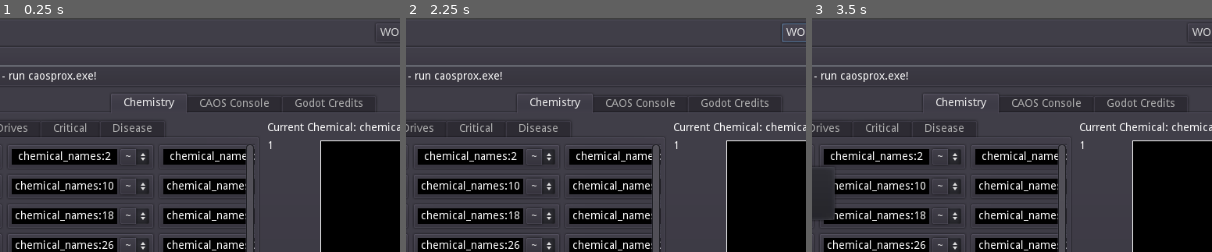
Above: before the commit, frames 1-3 (left to right).
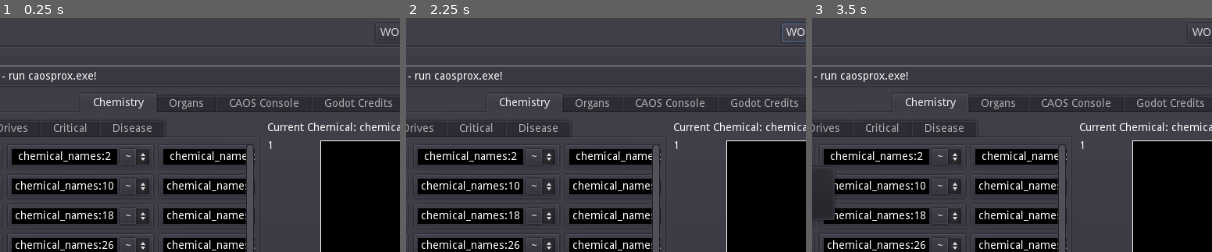
Above: after the commit, the same moments.

Repository: 20kdc/c3ds-projects
Game: Godot game, scene res://entry.tscn
The game is run twice, just before and just after one commit, with the same random seed, the same clock (stepped at 60 frames per second) and the same inputs.
Inputs:
- Up to frame 1 (0.25 s): no input
- Up to frame 2 (2.25 s): click "3" at 0.5 s; click "1" at 1.25 s; click "WOLF 6" at 2 s
- Up to frame 3 (3.5 s): click "~" at 2.75 s
The pictures show only the part of the screen within x 20-70%, y 0-50%; the shares and areas given below are measured in that part.

The runs differ from the first frame. In frame 1, 1.4% of the frame differs, in the area x 23-98%, y 32-41%; in frame 2, 1.4%; in frame 3, 1.4%.

Commit message:
CMGD: The spooky internals

Diff:
--- a/creature-monitor-gd/daemons/chemical_tracker.gd
+++ b/creature-monitor-gd/daemons/chemical_tracker.gd
@@ -76,6 +76,9 @@
 				snapshot.import(req)
 				for i in chemical_range:
 					var gl: CMGraphLine = history[i]
+					if gl.points() != 0 and gl.latest().x > snapshot.time:
+						# we went back in time, something's wrong!
+						gl.clear()
 					gl.add(snapshot.time, snapshot.chemicals[i])
 				emit_signal("snapshot_updated")
 			req = null
--- a/creature-monitor-gd/entry.tscn
+++ b/creature-monitor-gd/entry.tscn
@@ -7,6 +7,7 @@
 [ext_resource path="res://chemistry/chemistry.tscn" type="PackedScene" id=5]
 [ext_resource path="res://lib/caos_macro_button.gd" type="Script" id=6]
 [ext_resource path="res://creature_list/halt_on_death.gd" type="Script" id=7]
+[ext_resource path="res://organs/organs.tscn" type="PackedScene" id=8]
 
 [node name="Control" type="PanelContainer"]
 anchor_right = 1.0
@@ -84,12 +85,14 @@
 script = ExtResource( 7 )
 
 [node name="Creatures" parent="VBoxContainer" instance=ExtResource( 3 )]
+anchor_right = 0.0
+anchor_bottom = 0.0
 margin_top = 28.0
 margin_right = 1010.0
-margin_bottom = 42.0
+margin_bottom = 28.0
 
 [node name="TabContainer" type="TabContainer" parent="VBoxContainer"]
-margin_top = 46.0
+margin_top = 32.0
 margin_right = 1010.0
 margin_bottom = 586.0
 size_flags_vertical = 3
@@ -100,6 +103,9 @@
 margin_right = -4.0
 margin_bottom = -4.0
 
+[node name="Organs" parent="VBoxContainer/TabContainer" instance=ExtResource( 8 )]
+visible = false
+
 [node name="CAOS Console" parent="VBoxContainer/TabContainer" instance=ExtResource( 1 )]
 visible = false
 
--- a/creature-monitor-gd/lib/caos_macro_button.gd
+++ b/creature-monitor-gd/lib/caos_macro_button.gd
@@ -1,24 +1,37 @@
+class_name CAOSMacroButton
 extends Button
 
 var req: CPXRequest
 
 export var caos = ""
 export var caos_release = ""
+export var prefix_targ_creature = false
 
 func _process(_delta):
 	if req != null:
 		if req.poll():
 			req = null
 
+func _run_caos(tc: String):
+	if prefix_targ_creature:
+		var moniker = TargetCreature.moniker
+		if moniker == "":
+			return false
+		tc = "targ mtoc \"" + moniker + "\"\n" + tc
+	if req != null:
+		return false
+	req = CPXRequest.new(CPXRequest.from_caos(tc))
+	return true
+
 func _pressed():
 	if not toggle_mode:
-		if req == null:
-			req = CPXRequest.new(CPXRequest.from_caos(caos))
+		_run_caos(caos)
 
 func _toggled(button_pressed):
 	if toggle_mode:
-		if req == null:
-			if button_pressed:
-				req = CPXRequest.new(CPXRequest.from_caos(caos))
-			else:
-				req = CPXRequest.new(CPXRequest.from_caos(caos_release))
+		if button_pressed:
+			if not _run_caos(caos):
+				call_deferred("set_pressed_no_signal", false)
+		else:
+			if not _run_caos(caos_release):
+				call_deferred("set_pressed_no_signal", true)
--- /dev/null
+++ b/creature-monitor-gd/organs/faculty.gd
@@ -0,0 +1,12 @@
+extends CAOSMacroButton
+
+var faculty_id: int = 0
+
+func _ready():
+	faculty_id = int(name)
+	caos = "soul " + str(faculty_id) + " 1"
+	caos_release = "soul " + str(faculty_id) + " 0"
+	prefix_targ_creature = true
+
+func receive_faculty_update(faculties: PoolStringArray):
+	set_pressed_no_signal(faculties[faculty_id] != "0")
--- /dev/null
+++ b/creature-monitor-gd/organs/organ.gd
@@ -0,0 +1,18 @@
+extends Control
+
+export var organ_id = -1
+
+onready var kill_btn = $kill
+onready var heal_btn = $heal
+
+func _ready():
+	kill_btn.prefix_targ_creature = true
+	kill_btn.caos = "injr " + str(organ_id) + " 5000000000"
+	heal_btn.prefix_targ_creature = true
+	heal_btn.caos = "injr " + str(organ_id) + " -5000000000"
+
+func _on_Label2_toggled(button_pressed):
+	kill_btn.disabled = not button_pressed
+
+func update_status(lf: float):
+	$Label.text = "Organ " + str(organ_id) + " " + str(lf)
--- /dev/null
+++ b/creature-monitor-gd/organs/organ.tscn
@@ -0,0 +1,45 @@
+[gd_scene load_steps=3 format=2]
+
+[ext_resource path="res://organs/organ.gd" type="Script" id=1]
+[ext_resource path="res://lib/caos_macro_button.gd" type="Script" id=2]
+
+[node name="Control" type="HBoxContainer"]
+anchor_right = 1.0
+anchor_bottom = 1.0
+script = ExtResource( 1 )
+
+[node name="Label" type="Label" parent="."]
+margin_top = 293.0
+margin_right = 390.0
+margin_bottom = 307.0
+size_flags_horizontal = 3
+text = "something about organ here"
+
+[node name="heal" type="Button" parent="."]
+margin_left = 394.0
+margin_right = 439.0
+margin_bottom = 600.0
+text = "HEAL"
+script = ExtResource( 2 )
+
+[node name="Control" type="Control" parent="."]
+margin_left = 443.0
+margin_right = 833.0
+margin_bottom = 600.0
+size_flags_horizontal = 3
+
+[node name="Label2" type="CheckButton" parent="."]
+margin_left = 837.0
+margin_right = 981.0
+margin_bottom = 600.0
+text = "ARM KILL:"
+
+[node name="kill" type="Button" parent="."]
+margin_left = 985.0
+margin_right = 1024.0
+margin_bottom = 600.0
+disabled = true
+text = "KILL"
+script = ExtResource( 2 )
+
+[connection signal="toggled" from="Label2" to="." method="_on_Label2_toggled"]
--- /dev/null
+++ b/creature-monitor-gd/organs/organs.gd
@@ -0,0 +1,61 @@
+extends Control
+
+onready var cpx_error_box: CPXErrorBox = $"%CPXErrorBox"
+onready var organs: Container = $"%organs"
+onready var organ_controls: Array = []
+onready var faculties: Array = ($"%faculties").get_children()
+
+var req: CPXRequest = null
+
+func _on_VisibilityUpdateTimer_do_update():
+	if req != null:
+		return
+	if TargetCreature.moniker == "":
+		return
+	req = CPXRequest.new(CPXRequest.from_caos("""
+		targ mtoc \"""" + TargetCreature.moniker + """\"
+		setv va00 0
+		reps 9
+			outv soul va00
+			outs "\\n"
+			addv va00 1
+		repe
+		outv orgn outs "\\n"
+		setv va00 0
+		reps orgn
+			outv orgf va00 1
+			outs "\\n"
+			addv va00 1
+		repe
+	"""))
+
+func _process(_delta):
+	if req != null:
+		if req.poll():
+			cpx_error_box.update_from(req)
+			if req.result_code == 0:
+				var res = req.result_str().split("\n")
+				# faculties
+				for v in faculties:
+					v.receive_faculty_update(res)
+				# organs
+				var ptr = 9
+				var orgn = int(res[ptr])
+				ptr += 1
+				# ensure correct amount of organ controls (decrease)
+				while len(organ_controls) > orgn:
+					var last: Node = organ_controls.pop_back()
+					last.queue_free()
+				# ensure correct amount of organ controls (increase)
+				while len(organ_controls) < orgn:
+					var idx = len(organ_controls)
+					var ctrl = preload("organ.tscn").instance()
+					ctrl.organ_id = idx
+					organs.add_child(ctrl)
+					organ_controls.push_back(ctrl)
+				# continue
+				for idx in range(orgn):
+					var lf = float(res[ptr])
+					ptr += 1
+					organ_controls[idx].update_status(lf)
+			req = null
--- /dev/null
+++ b/creature-monitor-gd/organs/organs.tscn
@@ -0,0 +1,151 @@
+[gd_scene load_steps=5 format=2]
+
+[ext_resource path="res://lib/visibility_update_timer.gd" type="Script" id=1]
+[ext_resource path="res://organs/organs.gd" type="Script" id=2]
+[ext_resource path="res://organs/faculty.gd" type="Script" id=3]
+[ext_resource path="res://lib/cpx_error_box.tscn" type="PackedScene" id=4]
+
+[node name="Organs" type="HBoxContainer"]
+anchor_right = 1.0
+anchor_bottom = 1.0
+script = ExtResource( 2 )
+
+[node name="VisibilityUpdateTimer" type="Node" parent="."]
+script = ExtResource( 1 )
+
+[node name="VBoxContainer2" type="VBoxContainer" parent="."]
+margin_right = 871.0
+margin_bottom = 600.0
+size_flags_horizontal = 3
+size_flags_vertical = 3
+
+[node name="Label" type="Label" parent="VBoxContainer2"]
+margin_right = 871.0
+margin_bottom = 14.0
+text = "Organs"
+
+[node name="HSeparator" type="HSeparator" parent="VBoxContainer2"]
+margin_top = 18.0
+margin_right = 871.0
+margin_bottom = 22.0
+
+[node name="CPXErrorBox" parent="VBoxContainer2" instance=ExtResource( 4 )]
+unique_name_in_owner = true
+visible = false
+anchor_right = 0.0
+anchor_bottom = 0.0
+margin_top = 26.0
+margin_right = 871.0
+margin_bottom = 311.0
+
+[node name="ScrollContainer" type="ScrollContainer" parent="VBoxContainer2"]
+margin_top = 26.0
+margin_right = 871.0
+margin_bottom = 600.0
+size_flags_horizontal = 3
+size_flags_vertical = 3
+scroll_horizontal_enabled = false
+
+[node name="organs" type="VBoxContainer" parent="VBoxContainer2/ScrollContainer"]
+unique_name_in_owner = true
+margin_right = 871.0
+margin_bottom = 574.0
+size_flags_horizontal = 3
+size_flags_vertical = 3
+
+[node name="VSeparator" type="VSeparator" parent="."]
+margin_left = 875.0
+margin_right = 879.0
+margin_bottom = 600.0
+
+[node name="VBoxContainer" type="VBoxContainer" parent="."]
+margin_left = 883.0
+margin_right = 1024.0
+margin_bottom = 600.0
+
+[node name="Label" type="Label" parent="VBoxContainer"]
+margin_right = 141.0
+margin_bottom = 14.0
+text = "Faculties"
+
+[node name="HSeparator" type="HSeparator" parent="VBoxContainer"]
+margin_top = 18.0
+margin_right = 141.0
+margin_bottom = 22.0
+
+[node name="fsc" type="ScrollContainer" parent="VBoxContainer"]
+margin_top = 26.0
+margin_right = 141.0
+margin_bottom = 600.0
+size_flags_horizontal = 3
+size_flags_vertical = 3
+scroll_horizontal_enabled = false
+
+[node name="faculties" type="VBoxContainer" parent="VBoxContainer/fsc"]
+unique_name_in_owner = true
+margin_right = 141.0
+margin_bottom = 392.0
+
+[node name="0" type="CheckButton" parent="VBoxContainer/fsc/faculties"]
+margin_right = 141.0
+margin_bottom = 40.0
+text = "Sensory"
+script = ExtResource( 3 )
+
+[node name="1" type="CheckButton" parent="VBoxContainer/fsc/faculties"]
+margin_top = 44.0
+margin_right = 141.0
+margin_bottom = 84.0
+text = "Brain"
+script = ExtResource( 3 )
+
+[node name="2" type="CheckButton" parent="VBoxContainer/fsc/faculties"]
+margin_top = 88.0
+margin_right = 141.0
+margin_bottom = 128.0
+text = "Motor"
+script = ExtResource( 3 )
+
+[node name="3" type="CheckButton" parent="VBoxContainer/fsc/faculties"]
+margin_top = 132.0
+margin_right = 141.0
+margin_bottom = 172.0
+text = "Linguistic"
+script = ExtResource( 3 )
+
+[node name="4" type="CheckButton" parent="VBoxContainer/fsc/faculties"]
+margin_top = 176.0
+margin_right = 141.0
+margin_bottom = 216.0
+text = "Chem."
+script = ExtResource( 3 )
+
+[node name="5" type="CheckButton" parent="VBoxContainer/fsc/faculties"]
+margin_top = 220.0
+margin_right = 141.0
+margin_bottom = 260.0
+text = "Repro."
+script = ExtResource( 3 )
+
+[node name="6" type="CheckButton" parent="VBoxContainer/fsc/faculties"]
+margin_top = 264.0
+margin_right = 141.0
+margin_bottom = 304.0
+text = "Express."
+script = ExtResource( 3 )
+
+[node name="7" type="CheckButton" parent="VBoxContainer/fsc/faculties"]
+margin_top = 308.0
+margin_right = 141.0
+margin_bottom = 348.0
+text = "Music"
+script = ExtResource( 3 )
+
+[node name="8" type="CheckButton" parent="VBoxContainer/fsc/faculties"]
+margin_top = 352.0
+margin_right = 141.0
+margin_bottom = 392.0
+text = "Life"
+script = ExtResource( 3 )
+
+[connection signal="do_update" from="VisibilityUpdateTimer" to="." method="_on_VisibilityUpdateTimer_do_update"]
--- a/creature-monitor-gd/project.godot
+++ b/creature-monitor-gd/project.godot
@@ -9,6 +9,11 @@
 config_version=4
 
 _global_script_classes=[ {
+"base": "Button",
+"class": "CAOSMacroButton",
+"language": "GDScript",
+"path": "res://lib/caos_macro_button.gd"
+}, {
 "base": "Reference",
 "class": "CMGraphLine",
 "language": "GDScript",
@@ -50,6 +55,7 @@
 "path": "res://lib/visibility_update_timer.gd"
 } ]
 _global_script_class_icons={
+"CAOSMacroButton": "",
 "CMGraphLine": "",
 "CPXErrorBox": "",
 "CPXRequest": "",
Not shown: 1 places in creature-monitor-gd/entry.tscn that only renumber resources
